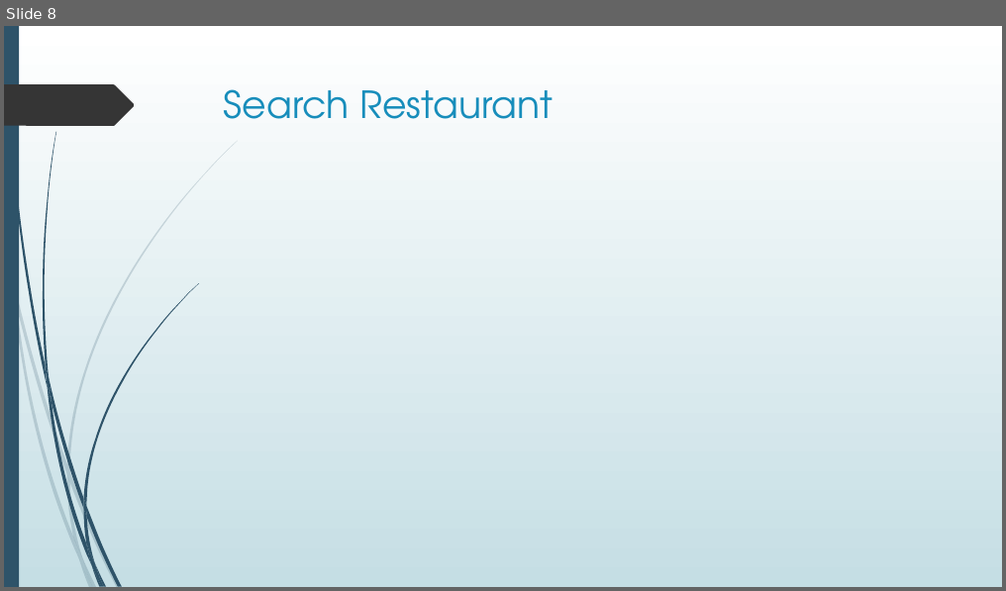
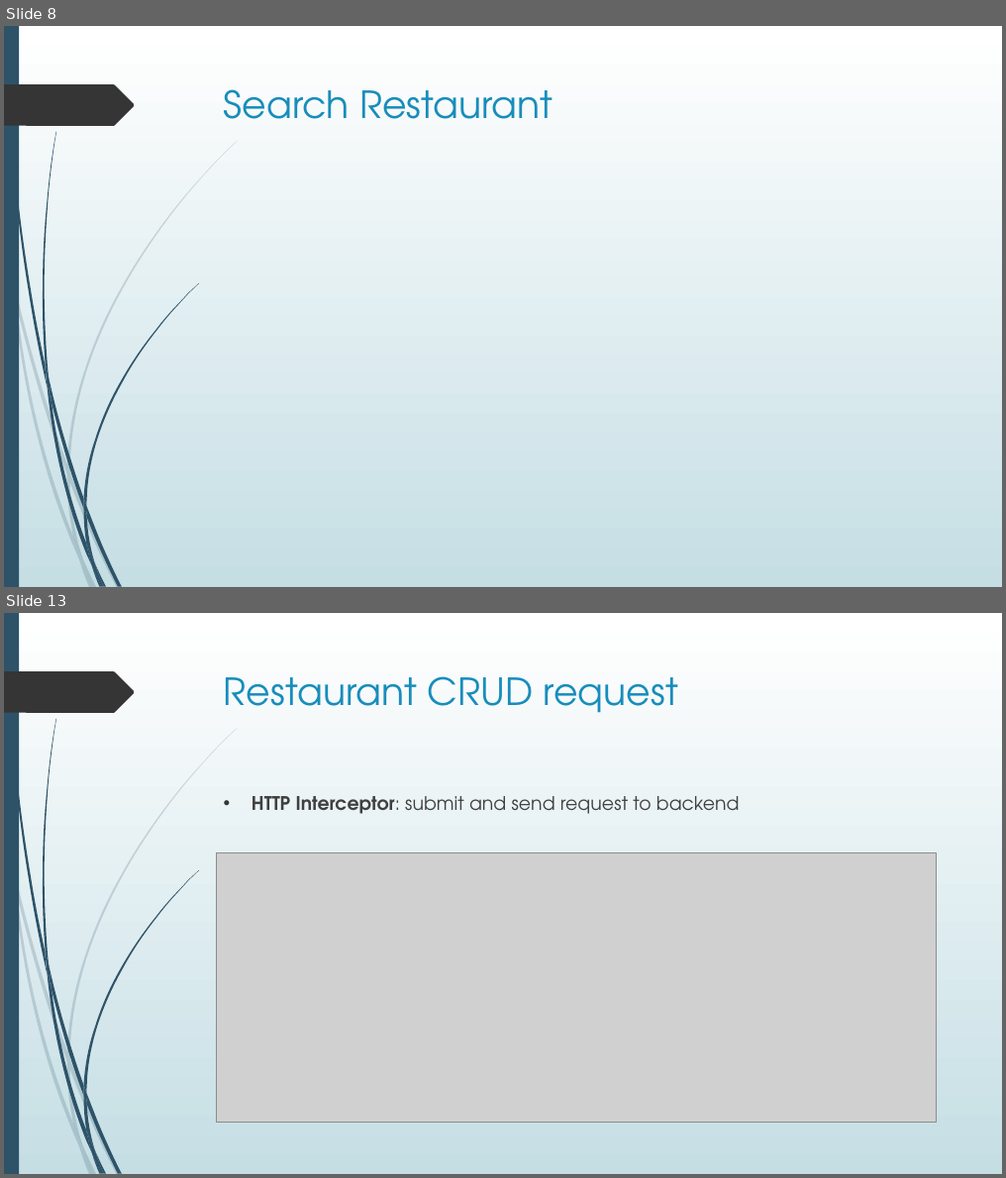
Before and after one commit to thienanmum/restaurantfinder, a slide deck: docs/RestaurantFinder.pptx. Shown one above the other, each under a label of ours: slide 8 before the commit, slides 8 and 13 after it; the slides between them are not shown. The pictures are 1006x591 and 1006x1178 pixels, drawn with LibreOffice and Linux fonts; fonts in the diff are those of the drawing; grey boxes stand for pictures. Boxes give left, top, right and bottom in pixels: in the first picture for what was removed or moved away, otherwise in the second. Text is boxed around its words. In the diff, an @@ line names an element or a change of style, - is before the commit and + after.

```diff
--- a/docs/RestaurantFinder.pptx
+++ b/docs/RestaurantFinder.pptx
@@ slide 13 added at (x1=4, y1=613, x2=1002, y2=1174), background gradient #FFFFFF to #C5DEE5; not listed: 24 template elements that a slide beside it also shows @@
@@ title added at (x1=224, y1=676, x2=678, y2=713), 36 pt, text #178DBB @@
+Restaurant CRUD request
@@ text added at (x1=252, y1=796, x2=740, y2=814), 18 pt, text #404040 @@
+• HTTP Interceptor: submit and send request to backend
@@ picture added at (x1=216, y1=854, x2=936, y2=1122) @@
```
Also in this commit, not shown: 6 other slides added.
